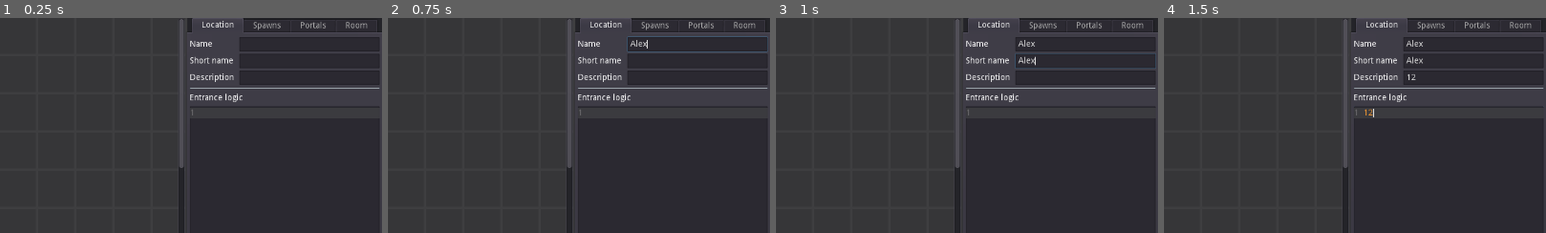
Above: before the commit, frames 1-4 (left to right).
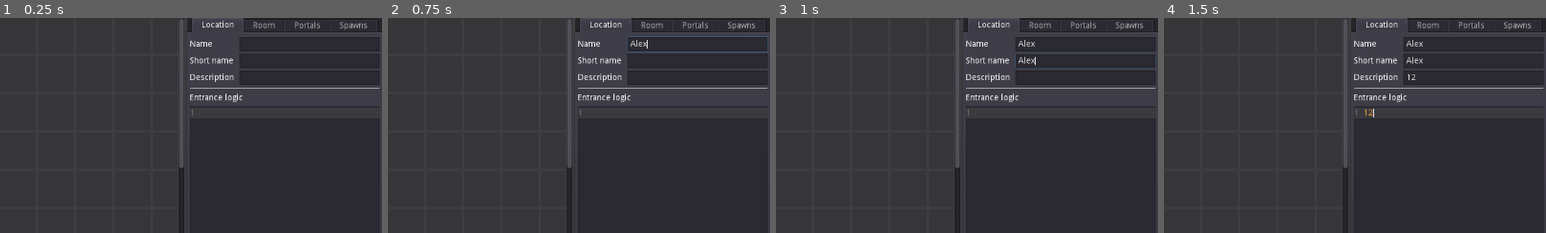
Above: after the commit, the same moments.

Repository: jbatistareis/d-engine
Game: Godot game, scene res://tools/location/locationEditor.tscn
Same seed, same stepped clock (60 frames per second), same inputs: the game is played once before the commit and once after it.
Inputs (mouse positions are % of the whole screen's width and height, from its top left):
- Up to frame 1 (0.25 s): no input
- Up to frame 2 (0.75 s): click (91, 6) at 0.52 s; type "Alex" at 0.6 s
- Up to frame 3 (1 s): click (91, 10) at 0.75 s; type "Alex" at 0.83 s; click (91, 14) at 0.98 s
- Up to frame 4 (1.5 s): type "12" at 1.07 s; click (87, 39) at 1.27 s; type "12" at 1.35 s
The pictures show only the part of the screen within x 50-100%, y 0-50%; the shares and areas given below are measured in that part.

The runs differ from the first frame. In frame 1, 0.4% of the frame differs, in the area x 66-97%, y 1-6%; in frame 2, 0.4%; in frame 3, 0.4%; in frame 4, 0.4%.

Commit message:
improved entity id use, improved room selection, added spawn tab

Diff:
--- a/logic/database/entitySaver.gd
+++ b/logic/database/entitySaver.gd
@@ -22,6 +22,10 @@
 
 
 static func saveLocation(location : Location) -> void:
+	location.rooms.sort_custom(EntityArrayHelper, 'idSort')
+	location.portals.sort_custom(EntityArrayHelper, 'idSort')
+	location.spawns.sort_custom(EntityArrayHelper, 'idSort')
+
 	var file = File.new()
 	file.open_compressed(
 		GamePaths.LOCATION_DATA % location.shortName,
--- a/logic/locations/location.gd
+++ b/logic/locations/location.gd
@@ -15,13 +15,13 @@
 
 # used only by the player
 func enter(player : Character, toSpawnId : int) -> void:
-	var spawn = spawns[toSpawnId]
+	var spawn = spawns[spawns.bsearch_custom(toSpawnId, EntityArrayHelper, 'idFind')]
 
 	Signals.emit_signal("playerArrivedLocation", self)
 	executeScript(entranceLogic, player)
 
 	player.currentLocation = shortName
-	rooms[spawn.toRoomId].enter(player)
+	rooms[rooms.bsearch_custom(spawn.toRoomId, EntityArrayHelper, 'idFind')].enter(player)
 
 
 func exit(character : Character, newLocationName : String, toSpawnId : int) -> void:
@@ -33,29 +33,26 @@
 
 func move(character : Character, direction : int) -> void:
 	var canPass = false
-	var fromRoom = rooms[character.currentRoomId]
+	var fromRoom = rooms[rooms.bsearch_custom(character.currentRoom, EntityArrayHelper, 'idFind')]
 	var portalId = fromRoom.getPortal(direction)
 	var exitPoint = fromRoom.getExitRoom(direction)
 
 	if portalId == -1: # no portal, can pass
 		canPass = true
 	else: # see if can pass
-		canPass = portals[portalId].canPass(character)
+		canPass = portals[portals.bsearch_custom(portalId, EntityArrayHelper, 'idFind')].canPass(character)
 
 	if canPass:
 		if exitPoint != -1: # its a room
-			var toRoom = rooms[exitPoint]
+			var toRoom = rooms[rooms.bsearch_custom(exitPoint, EntityArrayHelper, 'idFind')]
 			fromRoom.exit(character)
 			Signals.emit_signal("playerChangedRoom")
 			toRoom.enter(character)
 
 		else: # its a location
 			if character.type == Enums.CharacterType.PC:
-				exit(
-					character,
-					portals[portalId].newLocationName,
-					portals[portalId].toSpawnId
-				)
+				var portal = portals[portals.bsearch_custom(portalId, EntityArrayHelper, 'idFind')]
+				exit(character, portal.newLocationName, portal.toSpawnId)
 
 
 func executeScript(script : String, character : Character) -> void:
--- a/logic/locations/portal.gd
+++ b/logic/locations/portal.gd
@@ -4,8 +4,8 @@
 const NOOP : String = 'func execute(character : Character) -> bool:\n\treturn true'
 
 var passLogic : String = NOOP
-var newLocationName : String = ''
-var toSpawnId : int = -1
+var newLocationShortName : String = ''
+var toSpawnShortName : String = ''
 
 
 func canPass(character : Character) -> bool:
--- a/logic/locations/room.gd
+++ b/logic/locations/room.gd
@@ -39,7 +39,7 @@
 func _init() -> void:
 	for shortName in friendlyShortNames:
 		var npc = EntityLoader.loadCharacter(shortName)
-		npc.currentRoomId = id
+		npc.currentRoom = id
 		friendSpawns.append(npc)
 
 
@@ -60,7 +60,7 @@
 			var chosenGroup = foeShortNameGroups[Dice.rollNormal(foeShortNameGroups.size() - 1)]
 			for shortName in chosenGroup:
 				var enemy = EntityLoader.loadCharacter(shortName)
-				enemy.currentRoomId = id
+				enemy.currentRoom = id
 				enemies.append(enemy)
 
 			Signals.emit_signal("battleStart", [character], enemies) # TODO form a player party
--- a/logic/locations/spawn.gd
+++ b/logic/locations/spawn.gd
@@ -1,4 +1,4 @@
 class_name Spawn
 extends Entity
 
-var toRoomId : int
+var toRoomId : int = 0
--- a/logic/utils/entityArrayHelper.gd
+++ b/logic/utils/entityArrayHelper.gd
@@ -11,15 +11,3 @@
 	if (entity.id < id):
 		return true
 	return false
-
-
-static func spawnSort(a : Entity, b : Entity) -> bool:
-	if (a.spawnId < b.spawnId):
-		return true
-	return false
-
-
-static func spawnFind(entity : Entity, spawnId : int) -> bool:
-	if (entity.spawnId < spawnId):
-		return true
-	return false
--- a/project.godot
+++ b/project.godot
@@ -210,6 +210,7 @@
 InventoryManager="*res://logic/managers/inventoryManager.gd"
 CommandManager="*res://logic/managers/commandManager.gd"
 LocationEditorSignals="*res://tools/location/locationEditorSignals.gd"
+EditorIdGenerator="*res://tools/editorIdGenerator.gd"
 
 [display]
 
--- /dev/null
+++ b/tools/editorIdGenerator.gd
@@ -0,0 +1,28 @@
+extends Node
+
+var id : int = 0 setget ,getId
+
+
+func adjustId(location : Location) -> void:
+	id = 0
+
+	for room in location.rooms:
+		if room.id > id:
+			id = room.id
+
+	for portal in location.portals:
+		if portal.id > id:
+			id = portal.id
+
+	for spawn in location.spawns:
+		if spawn.id > id:
+			id = spawn.id
+
+
+func resetId() -> void:
+	id = 0
+
+
+func getId() -> int:
+	id += 1
+	return id
--- a/tools/location/grid.gd
+++ /dev/null
@@ -1,31 +0,0 @@
-extends GridContainer
-
-const SIZE : int = 32
-const TOTAL_TILES : int = SIZE * SIZE
-
-var gridItemScene : PackedScene = preload("res://tools/location/gridItem.tscn")
-
-func _ready():
-	for i in TOTAL_TILES:
-		var gridItem = gridItemScene.instance()
-		gridItem.setCoordinate(i % SIZE, i / SIZE)
-
-		add_child(gridItem)
-
-
-func distributeRooms(location : Location) -> void:
-	for room in location.rooms:
-		get_child(room.x + room.y * SIZE).room = room
-
-
-func collectRooms(location : Location) -> void:
-	var id = 0
-
-	for gridItem in get_children():
-		if gridItem.room != null:
-			gridItem.room.id = id
-			id += 1
-
-	for gridItem in get_children():
-		if gridItem.room != null:
-			pass
--- a/tools/location/locationEditor.tscn
+++ b/tools/location/locationEditor.tscn
@@ -1,8 +1,10 @@
-[gd_scene load_steps=4 format=2]
-
-[ext_resource path="res://tools/location/window.gd" type="Script" id=1]
+[gd_scene load_steps=6 format=2]
+
+[ext_resource path="res://tools/location/rooms/roomTab.gd" type="Script" id=1]
 [ext_resource path="res://tools/location/properties.gd" type="Script" id=2]
-[ext_resource path="res://tools/location/grid.gd" type="Script" id=3]
+[ext_resource path="res://tools/location/rooms/roomsContainer.gd" type="Script" id=3]
+[ext_resource path="res://tools/location/spawns/spawnsContainer.gd" type="Script" id=4]
+[ext_resource path="res://tools/location/window.gd" type="Script" id=5]
 
 [node name="Panel" type="Panel"]
 self_modulate = Color( 1, 1, 1, 0.352941 )
@@ -199,7 +201,7 @@
 draw_tabs = true
 highlight_all_occurrences = true
 
-[node name="Spawns" type="Tabs" parent="HSplitContainer/Panel/TabContainer"]
+[node name="Room" type="Tabs" parent="HSplitContainer/Panel/TabContainer"]
 visible = false
 anchor_right = 1.0
 anchor_bottom = 1.0
@@ -207,99 +209,42 @@
 margin_top = 32.0
 margin_right = -4.0
 margin_bottom = -4.0
-
-[node name="VBoxContainer" type="VBoxContainer" parent="HSplitContainer/Panel/TabContainer/Spawns"]
-anchor_right = 1.0
-anchor_bottom = 1.0
-size_flags_horizontal = 3
-size_flags_vertical = 3
-__meta__ = {
-"_edit_use_anchors_": false
-}
-
-[node name="ScrollContainer" type="ScrollContainer" parent="HSplitContainer/Panel/TabContainer/Spawns/VBoxContainer"]
-margin_right = 318.0
-margin_bottom = 660.0
-size_flags_horizontal = 3
-size_flags_vertical = 3
-
-[node name="spawnsContainer" type="VBoxContainer" parent="HSplitContainer/Panel/TabContainer/Spawns/VBoxContainer/ScrollContainer"]
-margin_right = 318.0
-size_flags_horizontal = 3
-
-[node name="btnNewSpawn" type="Button" parent="HSplitContainer/Panel/TabContainer/Spawns/VBoxContainer"]
-margin_top = 664.0
-margin_right = 318.0
-margin_bottom = 684.0
-size_flags_horizontal = 3
-text = "Create new spawn"
-
-[node name="Portals" type="Tabs" parent="HSplitContainer/Panel/TabContainer"]
-visible = false
-anchor_right = 1.0
-anchor_bottom = 1.0
-margin_left = 4.0
+size_flags_horizontal = 3
+size_flags_vertical = 3
+script = ExtResource( 1 )
+
+[node name="ScrollContainer" type="ScrollContainer" parent="HSplitContainer/Panel/TabContainer/Room"]
+anchor_right = 1.0
+anchor_bottom = 1.0
+scroll_horizontal_enabled = false
+__meta__ = {
+"_edit_use_anchors_": false
+}
+
+[node name="VBoxContainer" type="VBoxContainer" parent="HSplitContainer/Panel/TabContainer/Room/ScrollContainer"]
+margin_right = 318.0
+margin_bottom = 904.0
+rect_min_size = Vector2( 233, 0 )
+size_flags_horizontal = 3
+__meta__ = {
+"_edit_use_anchors_": false
+}
+
+[node name="lblId" type="Label" parent="HSplitContainer/Panel/TabContainer/Room/ScrollContainer/VBoxContainer"]
+margin_right = 306.0
+margin_bottom = 20.0
+rect_min_size = Vector2( 0, 20 )
+size_flags_horizontal = 3
+
+[node name="HSeparator5" type="HSeparator" parent="HSplitContainer/Panel/TabContainer/Room/ScrollContainer/VBoxContainer"]
+margin_top = 24.0
+margin_right = 306.0
+margin_bottom = 28.0
+
+[node name="portals" type="GridContainer" parent="HSplitContainer/Panel/TabContainer/Room/ScrollContainer/VBoxContainer"]
 margin_top = 32.0
-margin_right = -4.0
-margin_bottom = -4.0
-
-[node name="VBoxContainer" type="VBoxContainer" parent="HSplitContainer/Panel/TabContainer/Portals"]
-anchor_right = 1.0
-anchor_bottom = 1.0
-size_flags_horizontal = 3
-size_flags_vertical = 3
-__meta__ = {
-"_edit_use_anchors_": false
-}
-
-[node name="ScrollContainer" type="ScrollContainer" parent="HSplitContainer/Panel/TabContainer/Portals/VBoxContainer"]
-margin_right = 318.0
-margin_bottom = 660.0
-size_flags_horizontal = 3
-size_flags_vertical = 3
-
-[node name="portalsContainer" type="VBoxContainer" parent="HSplitContainer/Panel/TabContainer/Portals/VBoxContainer/ScrollContainer"]
-margin_right = 318.0
-size_flags_horizontal = 3
-
-[node name="btnNewPortal" type="Button" parent="HSplitContainer/Panel/TabContainer/Portals/VBoxContainer"]
-margin_top = 664.0
-margin_right = 318.0
-margin_bottom = 684.0
-size_flags_horizontal = 3
-text = "Create new portal"
-
-[node name="Room" type="Tabs" parent="HSplitContainer/Panel/TabContainer"]
-visible = false
-anchor_right = 1.0
-anchor_bottom = 1.0
-margin_left = 4.0
-margin_top = 32.0
-margin_right = -4.0
-margin_bottom = -4.0
-size_flags_horizontal = 3
-size_flags_vertical = 3
-
-[node name="ScrollContainer" type="ScrollContainer" parent="HSplitContainer/Panel/TabContainer/Room"]
-anchor_right = 1.0
-anchor_bottom = 1.0
-scroll_horizontal_enabled = false
-__meta__ = {
-"_edit_use_anchors_": false
-}
-
-[node name="VBoxContainer" type="VBoxContainer" parent="HSplitContainer/Panel/TabContainer/Room/ScrollContainer"]
-margin_right = 318.0
-margin_bottom = 872.0
-rect_min_size = Vector2( 233, 0 )
-size_flags_horizontal = 3
-__meta__ = {
-"_edit_use_anchors_": false
-}
-
-[node name="portals" type="GridContainer" parent="HSplitContainer/Panel/TabContainer/Room/ScrollContainer/VBoxContainer"]
-margin_right = 306.0
-margin_bottom = 108.0
+margin_right = 306.0
+margin_bottom = 140.0
 columns = 2
 
 [node name="Label" type="Label" parent="HSplitContainer/Panel/TabContainer/Room/ScrollContainer/VBoxContainer/portals" groups=[
@@ -386,14 +331,14 @@
 size_flags_horizontal = 3
 
 [node name="HSeparator" type="HSeparator" parent="HSplitContainer/Panel/TabContainer/Room/ScrollContainer/VBoxContainer"]
-margin_top = 112.0
-margin_right = 306.0
-margin_bottom = 116.0
+margin_top = 144.0
+margin_right = 306.0
+margin_bottom = 148.0
 
 [node name="danger" type="GridContainer" parent="HSplitContainer/Panel/TabContainer/Room/ScrollContainer/VBoxContainer"]
-margin_top = 120.0
-margin_right = 306.0
-margin_bottom = 140.0
+margin_top = 152.0
+margin_right = 306.0
+margin_bottom = 172.0
 columns = 2
 
 [node name="Label" type="Label" parent="HSplitContainer/Panel/TabContainer/Room/ScrollContainer/VBoxContainer/danger"]
@@ -414,14 +359,14 @@
 tick_count = 5
 
 [node name="HSeparator2" type="HSeparator" parent="HSplitContainer/Panel/TabContainer/Room/ScrollContainer/VBoxContainer"]
-margin_top = 144.0
-margin_right = 306.0
-margin_bottom = 148.0
+margin_top = 176.0
+margin_right = 306.0
+margin_bottom = 180.0
 
 [node name="enemies" type="VBoxContainer" parent="HSplitContainer/Panel/TabContainer/Room/ScrollContainer/VBoxContainer"]
-margin_top = 152.0
-margin_right = 306.0
-margin_bottom = 234.0
+margin_top = 184.0
+margin_right = 306.0
+margin_bottom = 266.0
 
 [node name="Label" type="Label" parent="HSplitContainer/Panel/TabContainer/Room/ScrollContainer/VBoxContainer/enemies"]
 margin_right = 306.0
@@ -442,14 +387,14 @@
 highlight_all_occurrences = true
 
 [node name="HSeparator3" type="HSeparator" parent="HSplitContainer/Panel/TabContainer/Room/ScrollContainer/VBoxContainer"]
-margin_top = 238.0
-margin_right = 306.0
-margin_bottom = 242.0
+margin_top = 270.0
+margin_right = 306.0
+margin_bottom = 274.0
 
 [node name="friendNpcs" type="VBoxContainer" parent="HSplitContainer/Panel/TabContainer/Room/ScrollContainer/VBoxContainer"]
-margin_top = 246.0
-margin_right = 306.0
-margin_bottom = 288.0
+margin_top = 278.0
+margin_right = 306.0
+margin_bottom = 320.0
 
 [node name="Label" type="Label" parent="HSplitContainer/Panel/TabContainer/Room/ScrollContainer/VBoxContainer/friendNpcs"]
 margin_right = 306.0
@@ -465,14 +410,14 @@
 size_flags_horizontal = 3
 
 [node name="HSeparator4" type="HSeparator" parent="HSplitContainer/Panel/TabContainer/Room/ScrollContainer/VBoxContainer"]
-margin_top = 292.0
-margin_right = 306.0
-margin_bottom = 296.0
+margin_top = 324.0
+margin_right = 306.0
+margin_bottom = 328.0
 
 [node name="logic" type="VBoxContainer" parent="HSplitContainer/Panel/TabContainer/Room/ScrollContainer/VBoxContainer"]
-margin_top = 300.0
-margin_right = 306.0
-margin_bottom = 872.0
+margin_top = 332.0
+margin_right = 306.0
+margin_bottom = 904.0
 size_flags_horizontal = 3
 size_flags_vertical = 3
 
@@ -519,3 +464,74 @@
 show_line_numbers = true
 draw_tabs = true
 highlight_all_occurrences = true
+
+[node name="Portals" type="Tabs" parent="HSplitContainer/Panel/TabContainer"]
+visible = false
+anchor_right = 1.0
+anchor_bottom = 1.0
+margin_left = 4.0
+margin_top = 32.0
+margin_right = -4.0
+margin_bottom = -4.0
+
+[node name="VBoxContainer" type="VBoxContainer" parent="HSplitContainer/Panel/TabContainer/Portals"]
+anchor_right = 1.0
+anchor_bottom = 1.0
+size_flags_horizontal = 3
+size_flags_vertical = 3
+__meta__ = {
+"_edit_use_anchors_": false
+}
+
+[node name="ScrollContainer" type="ScrollContainer" parent="HSplitContainer/Panel/TabContainer/Portals/VBoxContainer"]
+margin_right = 318.0
+margin_bottom = 660.0
+size_flags_horizontal = 3
+size_flags_vertical = 3
+
+[node name="portalsContainer" type="VBoxContainer" parent="HSplitContainer/Panel/TabContainer/Portals/VBoxContainer/ScrollContainer"]
+margin_right = 318.0
+size_flags_horizontal = 3
+
+[node name="btnNewPortal" type="Button" parent="HSplitContainer/Panel/TabContainer/Portals/VBoxContainer"]
+margin_top = 664.0
+margin_right = 318.0
+margin_bottom = 684.0
+size_flags_horizontal = 3
+text = "Create new portal"
+
+[node name="Spawns" type="Tabs" parent="HSplitContainer/Panel/TabContainer"]
+visible = false
+anchor_right = 1.0
+anchor_bottom = 1.0
+margin_left = 4.0
+margin_top = 32.0
+margin_right = -4.0
+margin_bottom = -4.0
+
+[node name="spawnsContainer" type="VBoxContainer" parent="HSplitContainer/Panel/TabContainer/Spawns"]
+anchor_right = 1.0
+anchor_bottom = 1.0
+size_flags_horizontal = 3
+size_flags_vertical = 3
+script = ExtResource( 4 )
+__meta__ = {
+"_edit_use_anchors_": false
+}
+
+[node name="ScrollContainer" type="ScrollContainer" parent="HSplitContainer/Panel/TabContainer/Spawns/spawnsContainer"]
+margin_right = 318.0
+margin_bottom = 660.0
+size_flags_horizontal = 3
+size_flags_vertical = 3
+
+[node name="spawnsContainer" type="VBoxContainer" parent="HSplitContainer/Panel/TabContainer/Spawns/spawnsContainer/ScrollContainer"]
+margin_right = 318.0
+size_flags_horizontal = 3
+
+[node name="btnNewSpawn" type="Button" parent="HSplitContainer/Panel/TabContainer/Spawns/spawnsContainer"]
+margin_top = 664.0
+margin_right = 318.0
+margin_bottom = 684.0
+size_flags_horizontal = 3
+text = "Create new spawn"
--- a/tools/location/locationEditorSignals.gd
+++ b/tools/location/locationEditorSignals.gd
@@ -3,4 +3,4 @@
 
 signal loadedLocation(location)
 signal savedLocation(location)
-signal selectedTile(room)
+signal selectedRoom(room)
--- a/tools/location/properties.gd
+++ b/tools/location/properties.gd
@@ -1,5 +1,11 @@
 extends GridContainer
+
+var room : Room setget setRoom
 
 
 func _ready() -> void:
-	pass
+	LocationEditorSignals.connect("selectedRoom", self, "setRoom")
+
+
+func setRoom(value : Room) -> void:
+	room = value
--- a/tools/location/gridItem.gd
+++ b/tools/location/rooms/roomItem.gd
@@ -37,9 +37,10 @@
 		$buttons/rotateRoom.modulate.a = 0
 	else:
 		if room == null:
-			setRoom(Room.new())
+			self.room = Room.new()
+			self.room.id = EditorIdGenerator.id
 		room.type = value
-		LocationEditorSignals.emit_signal("selectedTile", room)
+		LocationEditorSignals.emit_signal("selectedRoom", room)
 
 		$buttons/rotateRoom.disabled = false
 		$buttons/rotateRoom.modulate.a = 1
@@ -49,7 +50,7 @@
 
 func openProperties(event : InputEvent) -> void:
 	if (room != null) && event.is_action_pressed("left_click"):
-		LocationEditorSignals.emit_signal("selectedTile", room)
+		LocationEditorSignals.emit_signal("selectedRoom", room)
 
 
 func setCoordinate(x : int, y : int) -> void:
@@ -67,7 +68,7 @@
 	room.orientation += 1
 	$background/roomIcon.rotate(PI / 2)
 
-	LocationEditorSignals.emit_signal("selectedTile", room)
+	LocationEditorSignals.emit_signal("selectedRoom", room)
 
 
 func setRoom(value : Room) -> void:
--- a/tools/location/gridItem.tscn
+++ b/tools/location/rooms/roomItem.tscn
@@ -1,7 +1,7 @@
 [gd_scene load_steps=3 format=2]
 
-[ext_resource path="res://tools/location/gridItem.gd" type="Script" id=1]
-[ext_resource path="res://tools/location/roomIcons.tres" type="SpriteFrames" id=2]
+[ext_resource path="res://tools/location/rooms/roomIcons.tres" type="SpriteFrames" id=1]
+[ext_resource path="res://tools/location/rooms/roomItem.gd" type="Script" id=2]
 
 [node name="gridItem" type="Container"]
 margin_right = 60.0
@@ -9,7 +9,7 @@
 rect_min_size = Vector2( 60, 60 )
 hint_tooltip = "lll"
 mouse_filter = 1
-script = ExtResource( 1 )
+script = ExtResource( 2 )
 __meta__ = {
 "_edit_use_anchors_": false
 }
@@ -33,7 +33,7 @@
 
 [node name="roomIcon" type="AnimatedSprite" parent="background"]
 position = Vector2( 30, 30 )
-frames = ExtResource( 2 )
+frames = ExtResource( 1 )
 
 [node name="buttons" type="Control" parent="."]
 modulate = Color( 1, 1, 1, 0 )
--- /dev/null
+++ b/tools/location/rooms/roomTab.gd
@@ -0,0 +1,8 @@
+extends Tabs
+
+func _ready() -> void:
+	LocationEditorSignals.connect("selectedRoom", self, "editRoom")
+
+
+func editRoom(room : Room) -> void:
+	$ScrollContainer/VBoxContainer/lblId.text = 'ID: ' + str(room.id)
--- /dev/null
+++ b/tools/location/rooms/roomsContainer.gd
@@ -0,0 +1,28 @@
+extends GridContainer
+
+const SIZE : int = 32
+const TOTAL_TILES : int = SIZE * SIZE
+
+var roomItemScene : PackedScene = preload("res://tools/location/rooms/roomItem.tscn")
+
+
+func _ready():
+	LocationEditorSignals.connect("loadedLocation", self, "distributeRooms")
+	LocationEditorSignals.connect("savedLocation", self, "collectRooms")
+
+	for i in TOTAL_TILES:
+		var roomItem = roomItemScene.instance()
+		roomItem.setCoordinate(i % SIZE, i / SIZE)
+
+		add_child(roomItem)
+
+
+func distributeRooms(location : Location) -> void:
+	for room in location.rooms:
+		get_child(room.x + room.y * SIZE).room = room
+
+
+func collectRooms(location : Location) -> void:
+	for roomItem in get_children():
+		if roomItem.room != null:
+			location.rooms.append(roomItem.room)
--- /dev/null
+++ b/tools/location/spawns/spawnItem.gd
@@ -0,0 +1,18 @@
+extends VBoxContainer
+
+var spawn : Spawn setget setSpawn
+
+
+func _ready() -> void:
+	$GridContainer/btnRemove.connect("button_up", self, "remove")
+
+
+func setSpawn(value : Spawn) -> void:
+	spawn = value
+	$GridContainer/txtShortName.text = spawn.shortName
+	$GridContainer/txtToRoomId.text = str(spawn.toRoomId)
+	$GridContainer/lblId.text = 'ID: ' + str(spawn.id)
+
+
+func remove() -> void:
+	get_parent().remove_child(self)
--- /dev/null
+++ b/tools/location/spawns/spawnItem.tscn
@@ -0,0 +1,72 @@
+[gd_scene load_steps=2 format=2]
+
+[ext_resource path="res://tools/location/spawns/spawnItem.gd" type="Script" id=1]
+
+[node name="spawnItem" type="VBoxContainer"]
+anchor_right = 1.0
+anchor_bottom = 1.0
+margin_right = -1139.0
+margin_bottom = -644.0
+rect_min_size = Vector2( 318, 80 )
+size_flags_horizontal = 3
+script = ExtResource( 1 )
+__meta__ = {
+"_edit_use_anchors_": false
+}
+
+[node name="GridContainer" type="GridContainer" parent="."]
+margin_right = 318.0
+margin_bottom = 76.0
+size_flags_horizontal = 3
+columns = 2
+__meta__ = {
+"_edit_use_anchors_": false
+}
+
+[node name="Label" type="Label" parent="GridContainer"]
+margin_top = 2.0
+margin_right = 75.0
+margin_bottom = 22.0
+rect_min_size = Vector2( 75, 20 )
+text = "Short name"
+valign = 1
+
+[node name="txtShortName" type="LineEdit" parent="GridContainer"]
+margin_left = 79.0
+margin_right = 318.0
+margin_bottom = 24.0
+size_flags_horizontal = 3
+
+[node name="Label2" type="Label" parent="GridContainer"]
+margin_top = 30.0
+margin_right = 75.0
+margin_bottom = 50.0
+rect_min_size = Vector2( 75, 20 )
+text = "To room id"
+valign = 1
+
+[node name="txtToRoomId" type="LineEdit" parent="GridContainer"]
+margin_left = 79.0
+margin_top = 28.0
+margin_right = 318.0
+margin_bottom = 52.0
+size_flags_horizontal = 3
+
+[node name="lblId" type="Label" parent="GridContainer"]
+margin_top = 56.0
+margin_right = 75.0
+margin_bottom = 76.0
+rect_min_size = Vector2( 75, 20 )
+
+[node name="btnRemove" type="Button" parent="GridContainer"]
+margin_left = 79.0
+margin_top = 56.0
+margin_right = 318.0
+margin_bottom = 76.0
+size_flags_horizontal = 3
+text = "Remove"
+
+[node name="HSeparator" type="HSeparator" parent="."]
+margin_top = 80.0
+margin_right = 318.0
+margin_bottom = 84.0
--- /dev/null
+++ b/tools/location/spawns/spawnsContainer.gd
@@ -0,0 +1,24 @@
+extends VBoxContainer
+
+var spanwnItem : PackedScene = preload("res://tools/location/spawns/spawnItem.tscn")
+
+
+func _ready() -> void:
+	LocationEditorSignals.connect("loadedLocation", self, "loadSpawns")
+	$btnNewSpawn.connect("button_up", self, "addSpawn")
+
+
+func loadSpawns(location : Location) -> void:
+	for spawn in location.spawns:
+		var spawnItem = spanwnItem.instance()
+		$ScrollContainer/spawnsContainer.add_child(spawnItem)
+		spawnItem.spawn = spawn
+
+
+func addSpawn() -> void:
+	var spawn = Spawn.new()
+	spawn.id = EditorIdGenerator.id
+
+	var spawnItem = spanwnItem.instance()
+	$ScrollContainer/spawnsContainer.add_child(spawnItem)
+	spawnItem.spawn = spawn
--- a/tools/location/window.gd
+++ b/tools/location/window.gd
@@ -3,16 +3,14 @@
 var location : Location = Location.new()
 
 
-func _init() -> void:
-	pass
-
-
 func _ready() -> void:
-	LocationEditorSignals.connect("selectedTile", self, "editRoom")
+	EditorIdGenerator.resetId()
+	LocationEditorSignals.connect("selectedRoom", self, "editRoom")
 
 
 func loadLocation(shortName : String) -> void:
 	location = EntityLoader.loadLocation(shortName)
+	EditorIdGenerator.adjustId(location)
 	LocationEditorSignals.emit_signal("loadedLocation", location)
 
 
@@ -22,36 +20,4 @@
 
 
 func editRoom(room : Room) -> void:
-	$HSplitContainer/Panel/TabContainer.current_tab = 3
-
-
-func addPortal() -> void:
-	pass
-
-
-func removePortal() -> void:
-	pass
-
-
-func addSpawn() -> void:
-	pass
-
-
-func removeSpawn() -> void:
-	pass
-
-
-func str2friendNpcs(input : String) -> Array:
-	return []
-
-
-func friendNpcs2str(portals : Array) -> String:
-	return ''
-
-
-func str2enemies(input : String) -> Array:
-	return []
-
-
-func enemies2str(spanws : Array) -> String:
-	return ''
+	$HSplitContainer/Panel/TabContainer.current_tab = 1
Not shown: 1 places in tools/location/locationEditor.tscn that only renumber resources
Renamed: tools/location/roomIcons.tres -> tools/location/rooms/roomIcons.tres
